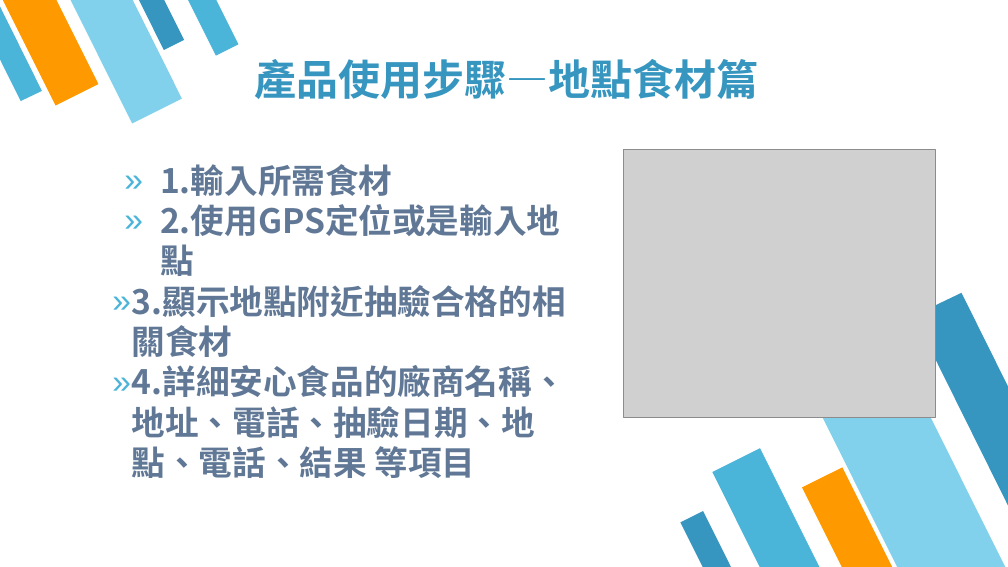
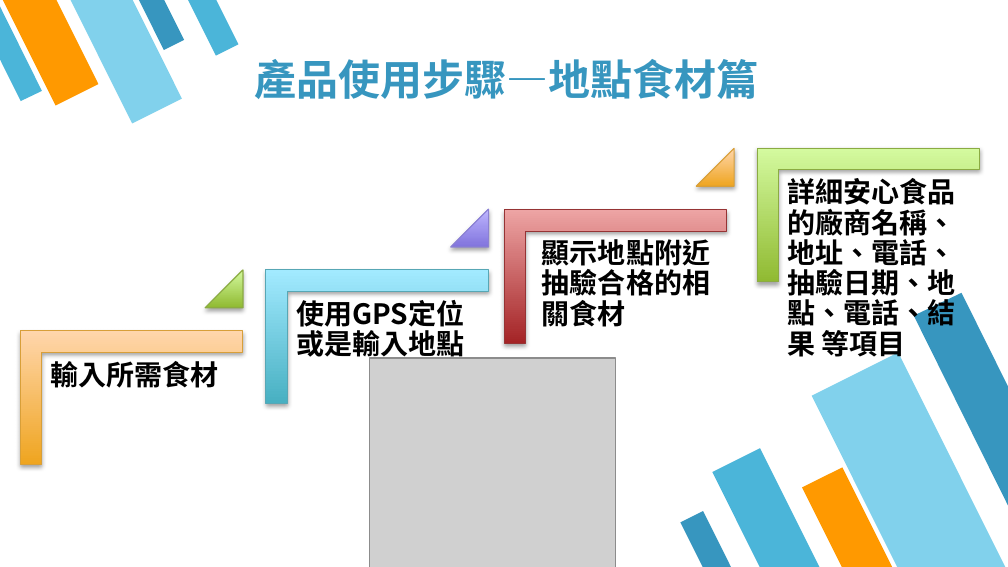
Before and after one commit to 3mtpeak/---1125, a slide deck: slide 6 of 黑克松簡報.pptx. Drawn at 1008x567 pixels with LibreOffice and Linux fonts; fonts in the diff are those of the drawing; grey boxes stand for pictures. Boxes give left, top, right and bottom in pixels: in the first picture for what was removed or moved away, otherwise in the second. Text is boxed around its words. In the diff, an @@ line names an element or a change of style, - is before the commit and + after.

```diff
--- a/黑克松簡報.pptx
+++ b/黑克松簡報.pptx
@@ text removed at <box>132,164,566,478</box> @@
-» 1.輸入所需食材
-» 2.使用GPS定位或是輸入地點
-» 3.顯示地點附近抽驗合格的相關食材
-» 4.詳細安心食品的廠商名稱、地址、電話、抽驗日期、地點、電話、結果 等項目
@@ group added at <box>20,148,979,464</box>: 4 corners, 4 texts, 3 triangles @@
+輸入所需食材
+使用GPS定位或是輸入地點
+顯示地點附近抽驗合格的相關食材
+詳細安心食品的廠商名稱、地址、電話、抽驗日期、地點、電話、結果 等項目
@@ picture: place and size @@
-picture at <box>623,149,935,417</box>
+picture at <box>369,358,615,567</box>
```
Also in this commit, not shown: 7 other slides changed.
